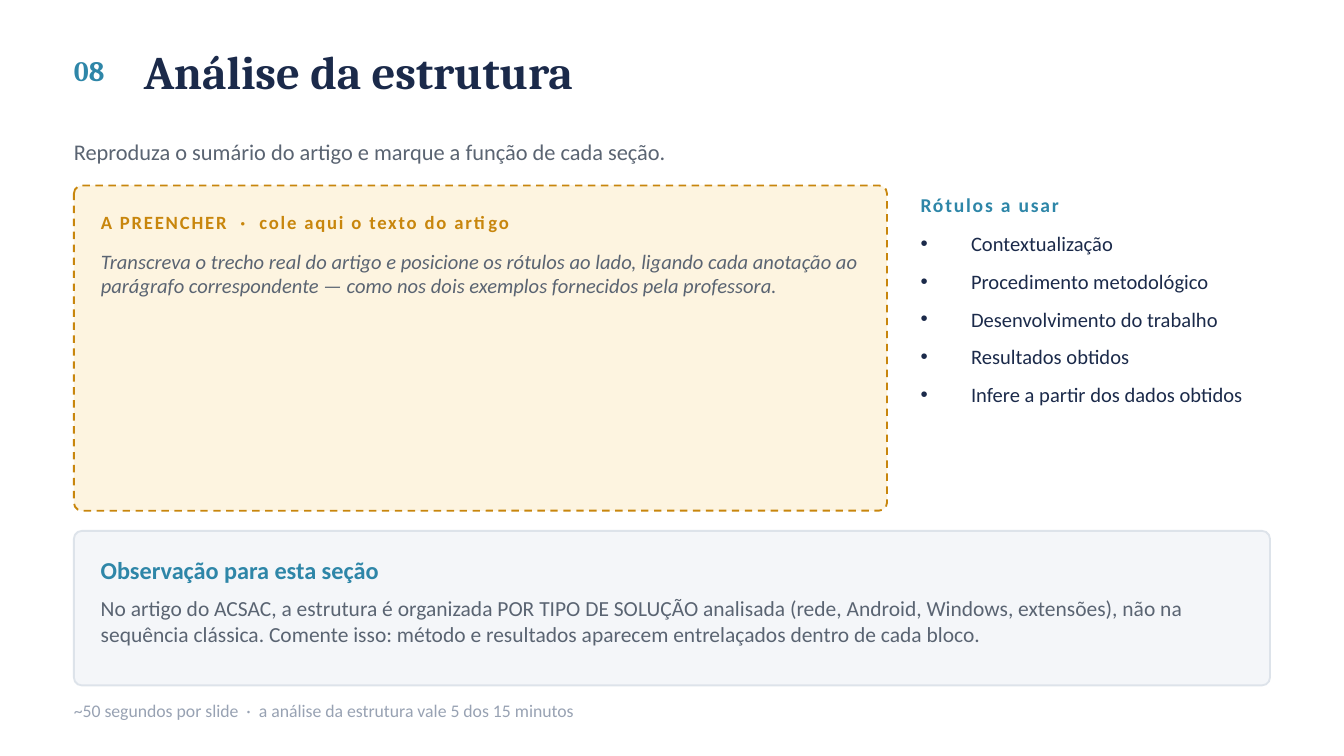
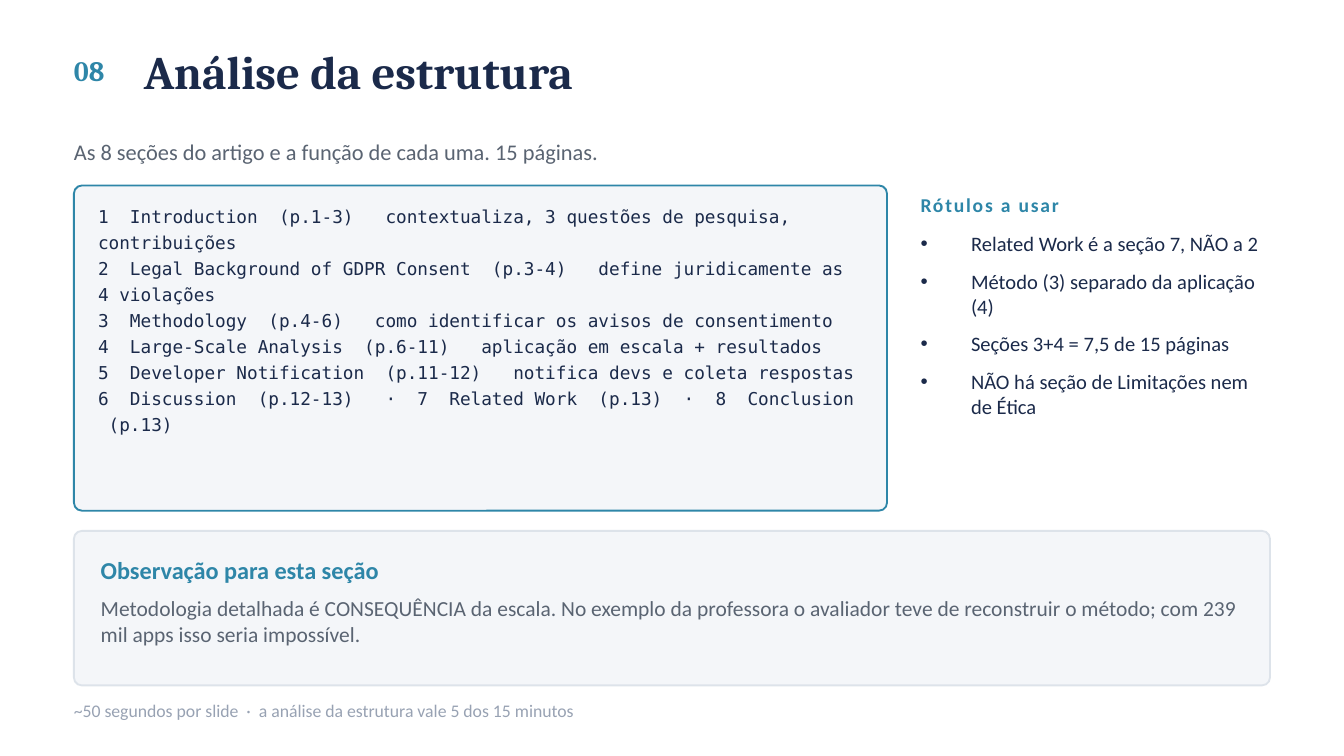
Before and after one commit to ClaudioAMF1/TCC, a slide deck: slide 9 of seminario/seminario-analise-de-artigo.pptx. Drawn at 1344x756 pixels with LibreOffice and Linux fonts; fonts in the diff are those of the drawing. Boxes give left, top, right and bottom in pixels: in the first picture for what was removed or moved away, otherwise in the second. Text is boxed around its words. In the diff, an @@ line names an element or a change of style, - is before the commit and + after.

```diff
--- a/seminario/seminario-analise-de-artigo.pptx
+++ b/seminario/seminario-analise-de-artigo.pptx
@@ text at box(74, 144, 598, 164): text changed @@
-Reproduza o sumário do artigo e marque a função de cada seção.
+As 8 seções do artigo e a função de cada uma. 15 páginas.
@@ rounded rectangle at box(74, 185, 887, 511): fill #FDF4E0 to #F4F6F9; outline #C8860D 1 pt dashed to #2E86A8 1 pt @@
@@ text added at box(98, 209, 854, 435), 9.5 pt, text #1B2A4A @@
+1 Introduction (p.1-3) contextualiza, 3 questões de pesquisa, contribuições
+2 Legal Background of GDPR Consent (p.3-4) define juridicamente as 4 violações
+3 Methodology (p.4-6) como identificar os avisos de consentimento
+4 Large-Scale Analysis (p.6-11) aplicação em escala + resultados
+5 Developer Notification (p.11-12) notifica devs e coleta respostas
+6 Discussion (p.12-13) · 7 Related Work (p.13) · 8 Conclusion (p.13)
@@ text removed at box(101, 216, 447, 232) @@
-A PREENCHER · cole aqui o texto do artigo
@@ text at box(971, 234, 1258, 414): text changed @@
-• Contextualização
-• Procedimento metodológico
-• Desenvolvimento do trabalho
-• Resultados obtidos
-• Infere a partir dos dados obtidos
+• Related Work é a seção 7, NÃO a 2
+• Método (3) separado da aplicação (4)
+• Seções 3+4 = 7,5 de 15 páginas
+• NÃO há seção de Limitações nem de Ética
@@ text removed at box(101, 254, 857, 297) @@
-Transcreva o trecho real do artigo e posicione os rótulos ao lado, ligando cada anotação ao parágrafo correspondente — como nos dois exemplos fornecidos pela professora.
@@ text at box(101, 598, 1236, 646): text changed @@
-No artigo do ACSAC, a estrutura é organizada POR TIPO DE SOLUÇÃO analisada (rede, Android, Windows, extensões), não na sequência clássica. Comente isso: método e resultados aparecem entrelaçados dentro de cada bloco.
+Metodologia detalhada é CONSEQUÊNCIA da escala. No exemplo da professora o avaliador teve de reconstruir o método; com 239 mil apps isso seria impossível.
```
Also in this commit, not shown: 8 other slides changed, 3 other files.
